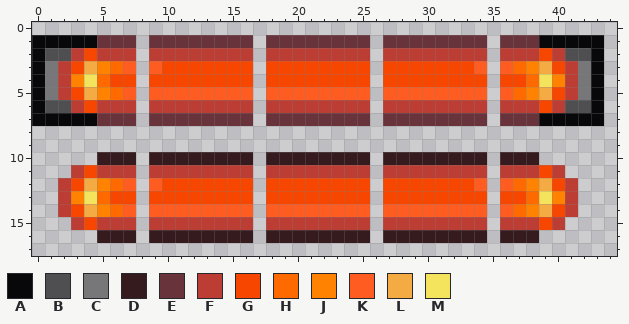
Edited in one commit: pixel-art sprite (Sources/Modules/Yggdrasil/YggdrasilTown/Tiles/FurnaceLavaLamp_H.png). This is how it looked before the edit.
The file is 90x36 pixels, drawn in blocks of 2x2; one block is one cell here.
Palette (. is transparent): A #08070a  B #4f4f51  C #77777a  D #351a1e  E #68333a  F #bc3d34  G #f74600  H #ff6a00  J #ff8300  K #ff5c21  L #f4ab44  M #f4e35d
Pixels before, first column x 0:
 1 AAAAAEEE.EEEEEEEE.EEEEEEEE.EEEEEEEE.EEEAAAAA
 2 ABBFGFFF.FFFFFFFF.FFFFFFFF.FFFFFFFF.FFFGFBBA
 3 ACFGLJHK.KGGGGGGG.GGGGGGGG.GGGGGGGK.KHJLGFCA
 4 ACFJMHGG.GGGGGGGG.GGGGGGGG.GGGGGGGG.GGHMJFCA
 5 ACFGLJHK.KKKKKKKK.KKKKKKKK.KKKKKKKK.KHJLGFCA
 6 ABBFGFFF.FFFFFFFF.FFFFFFFF.FFFFFFFF.FFFGFBBA
 7 AAAAAEEE.EEEEEEEE.EEEEEEEE.EEEEEEEE.EEEAAAAA
 8 ............................................
 9 ............................................
10 .....DDD.DDDDDDDD.DDDDDDDD.DDDDDDDD.DDD.....
11 ...FGFFF.FFFFFFFF.FFFFFFFF.FFFFFFFF.FFFGF...
12 ..FGLJHK.KGGGGGGG.GGGGGGGG.GGGGGGGK.KHJLGF..
13 ..FJMHGG.GGGGGGGG.GGGGGGGG.GGGGGGGG.GGHMJF..
14 ..FGLJHK.KKKKKKKK.KKKKKKKK.KKKKKKKK.KHJLGF..
15 ...FGFFF.FFFFFFFF.FFFFFFFF.FFFFFFFF.FFFGF...
16 .....DDD.DDDDDDDD.DDDDDDDD.DDDDDDDD.DDD.....
New version:
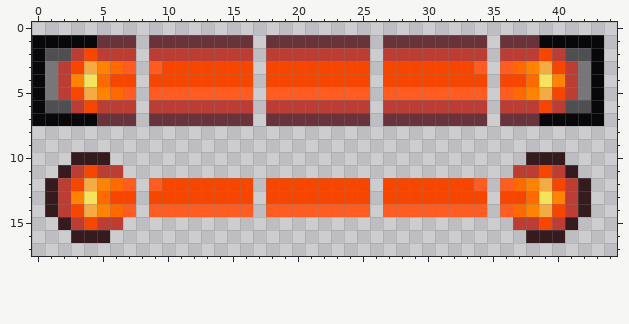
Change:
The author put colour D in row 10 at x 3 to 4 and 39 to 40; in row 11 at x 2 and 41; in rows 12 to 14 at x 1 and 42; in row 15 at x 2 and 41; in row 16 at x 3 to 4 and 39 to 40.
Colour D is removed in row 10 at x 6 to 7, 9 to 16, 18 to 25, 27 to 34 and 36 to 37; in row 16 at x 6 to 7, 9 to 16, 18 to 25, 27 to 34 and 36 to 37.
Colour F is removed in row 11 at x 7, 9 to 16, 18 to 25, 27 to 34 and 36; in row 15 at x 7, 9 to 16, 18 to 25, 27 to 34 and 36.
